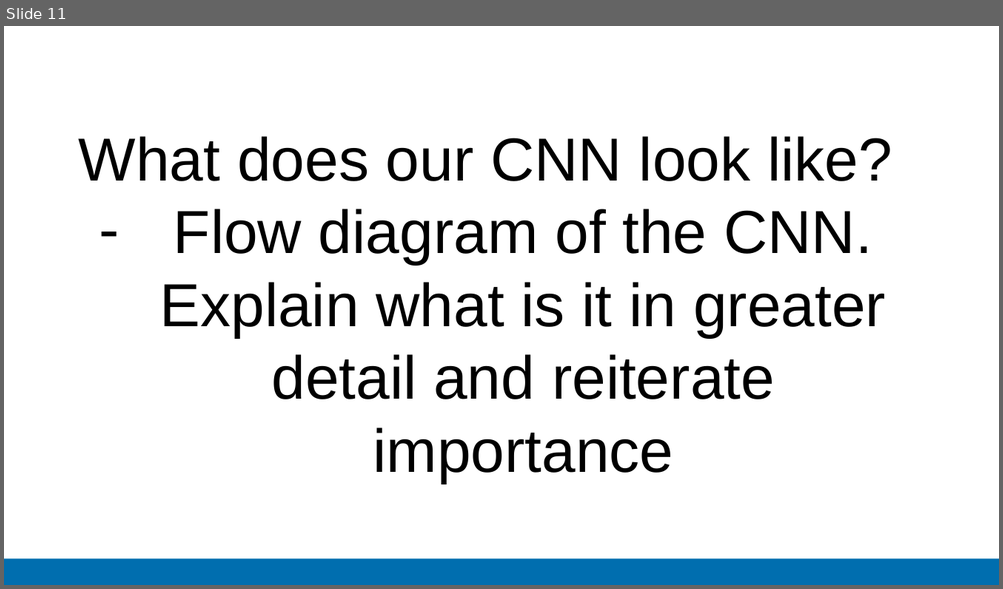
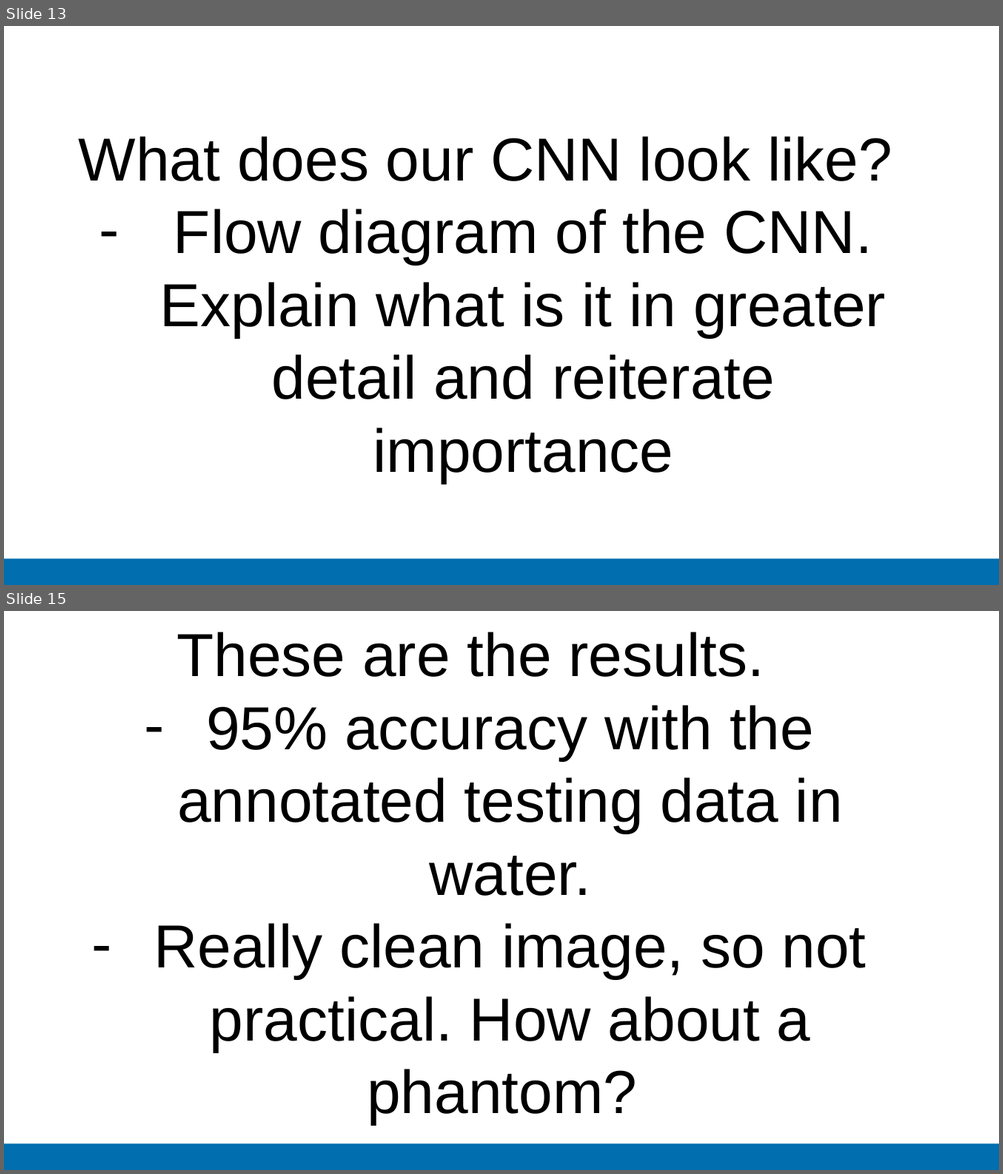
Before and after one commit to zacbaum/Winter-School-Group-2, a slide deck: Imperial College Presentation Template.pptx. Shown one above the other, each under a label of ours: slide 11 before the commit, slides 13 and 15 after it; the slides between them are not shown. The pictures are 1003x589 and 1003x1174 pixels, drawn with LibreOffice and Linux fonts; fonts in the diff are those of the drawing; background and template pictures are left out. Boxes give left, top, right and bottom in pixels: in the first picture for what was removed or moved away, otherwise in the second. Text is boxed around its words. In the diff, an @@ line names an element or a change of style, - is before the commit and + after.

```diff
--- a/Imperial College Presentation Template.pptx
+++ b/Imperial College Presentation Template.pptx
@@ slide 15 added at (4,611,999,1170), background #FFFFFF; not listed: 1 template element that a slide beside it also shows @@
@@ text added at (153,632,866,1125), 44 pt, text #000000 @@
+These are the results.
+– 95% accuracy with the annotated testing data in water.
+– Really clean image, so not practical. How about a phantom?
@@ what was slide 11 is now slide 13 @@
```
Also in this commit, not shown: 3 slides changed, 8 other slides added, 2 slides removed.
